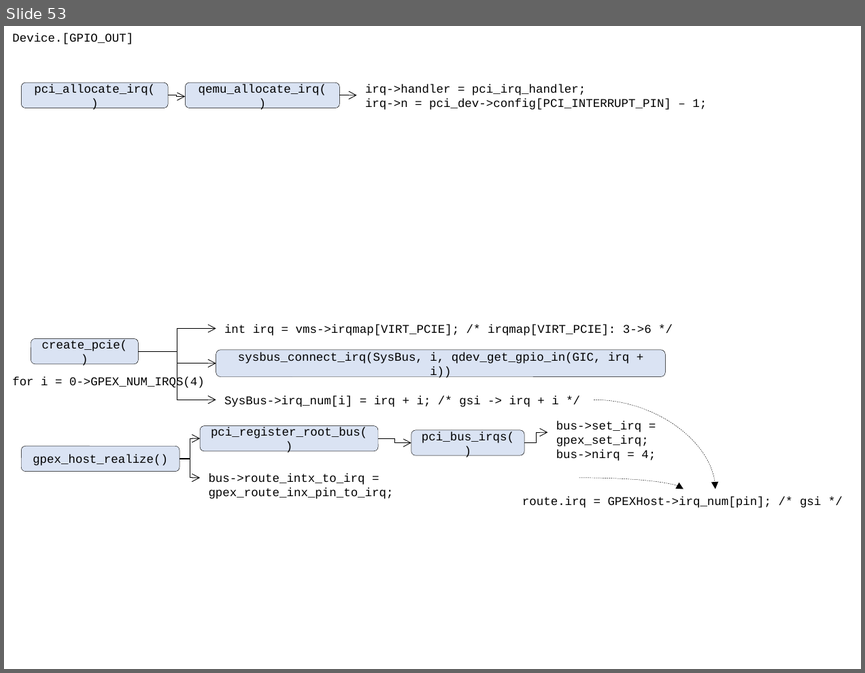
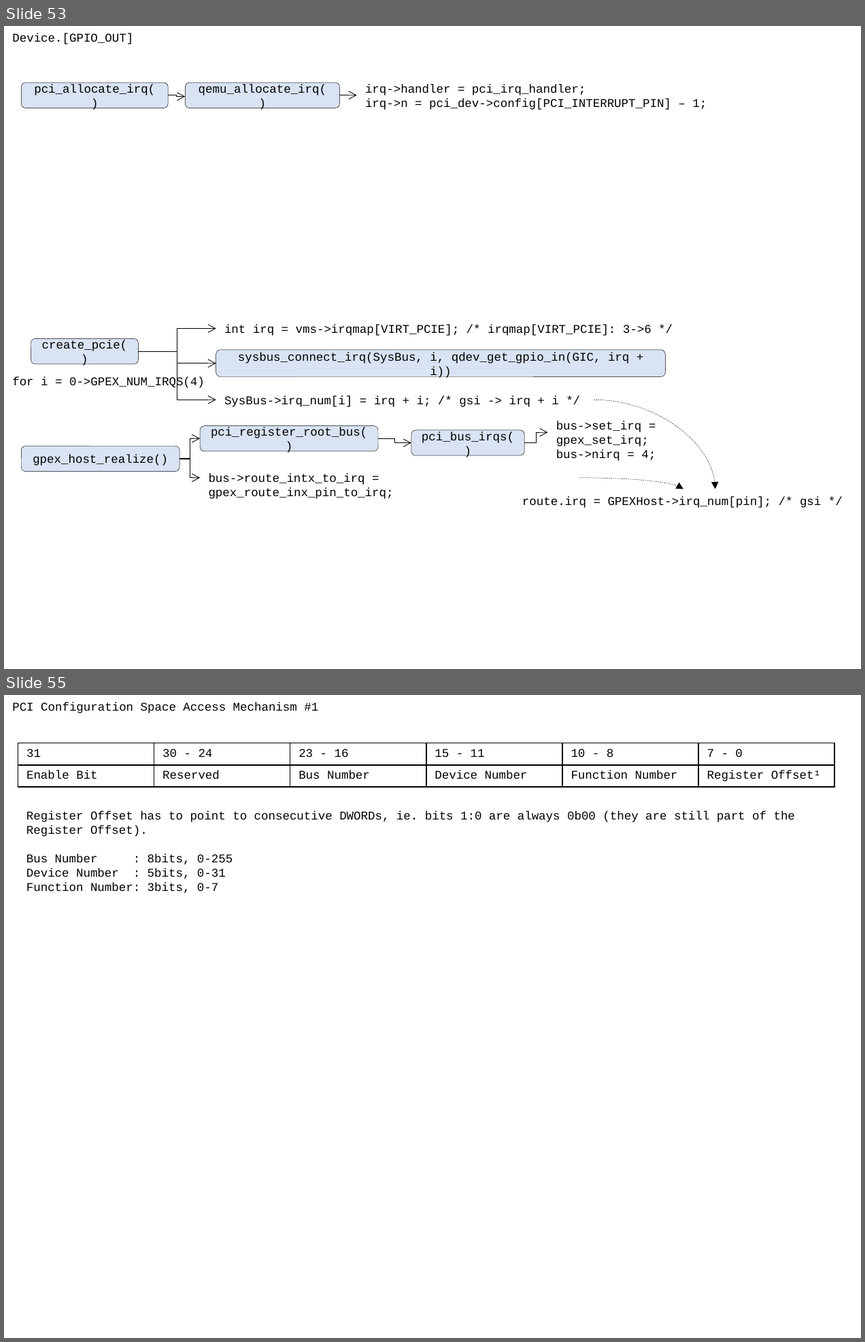
Before and after one commit to movetobe/xxx, a slide deck: xxx.pptx. Shown one above the other, each under a label of ours: slide 53 before the commit, slides 53 and 55 after it; the slides between them are not shown. The pictures are 865x673 and 865x1342 pixels, drawn with LibreOffice and Linux fonts; fonts in the diff are those of the drawing. Boxes give left, top, right and bottom in pixels: in the first picture for what was removed or moved away, otherwise in the second. Text is boxed around its words. In the diff, an @@ line names an element or a change of style, - is before the commit and + after.

```diff
--- a/xxx.pptx
+++ b/xxx.pptx
@@ slide 55 added at [4, 695, 861, 1338], background #FFFFFF @@
@@ text added at [12, 702, 318, 713], 10 pt, text #000000 @@
+PCI Configuration Space Access Mechanism #1
@@ table added at [18, 743, 835, 788], 2 rows, 6 columns @@
+31 | 30 - 24 | 23 - 16 | 15 - 11 | 10 - 8 | 7 - 0
+Enable Bit | Reserved | Bus Number | Device Number | Function Number | Register Offset¹
@@ text added at [26, 811, 795, 893], 10 pt, text #000000 @@
+Register Offset has to point to consecutive DWORDs, ie. bits 1:0 are always 0b00 (they are still part of the Register Offset).
+Bus Number : 8bits, 0-255
+Device Number : 5bits, 0-31
+Function Number: 3bits, 0-7
```
Also in this commit, not shown: 4 slides changed, 14 other slides added, 3 other files.
